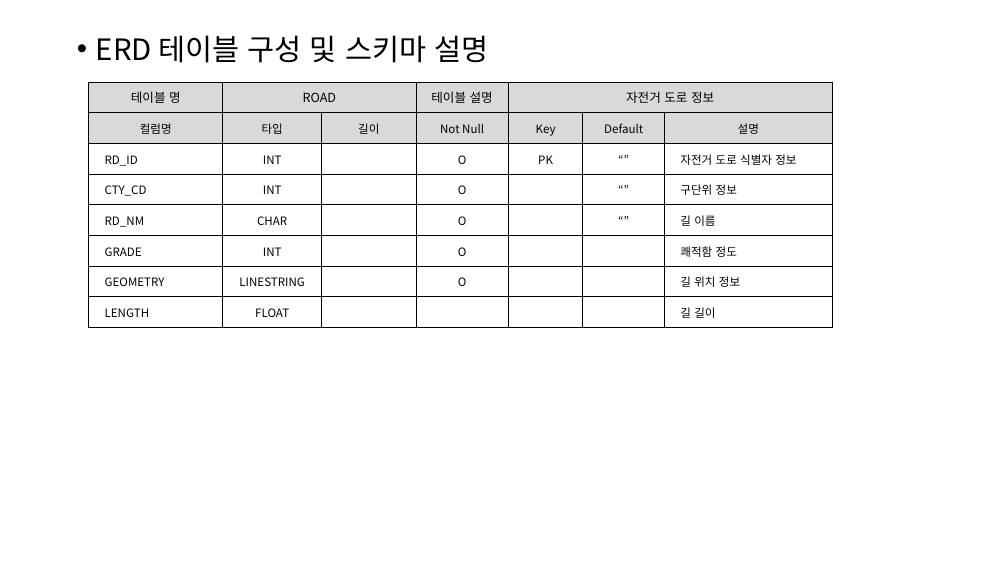
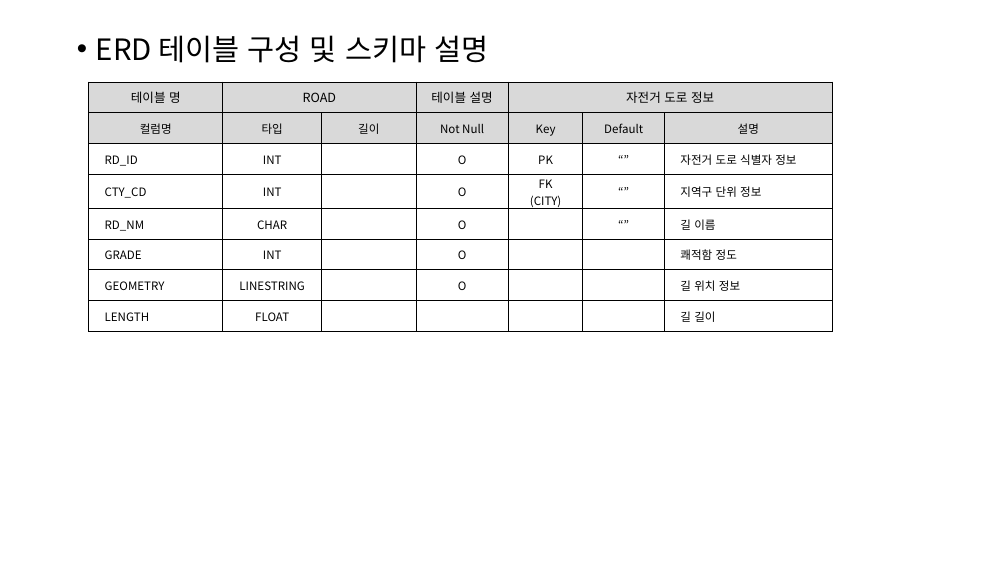
Before and after one commit to hahahahohohoho/mini_project, a slide deck: slide 31 of 빅데이터프로젝트계획서 (1).pptx (slide 27 before the commit). Drawn at 1008x567 pixels with LibreOffice and Linux fonts; fonts in the diff are those of the drawing. Boxes give left, top, right and bottom in pixels: in the first picture for what was removed or moved away, otherwise in the second. Text is boxed around its words. In the diff, an @@ line names an element or a change of style, - is before the commit and + after.

```diff
--- a/빅데이터프로젝트계획서 (1).pptx
+++ b/빅데이터프로젝트계획서 (1).pptx
@@ table at [88, 82, 833, 327] @@
-row 4, column 5: 
+row 4, column 5: FK / (CITY)
-row 4, column 7: 구단위 정보
+row 4, column 7: 지역구 단위 정보
```
Also in this commit, not shown: 13 other slides changed, 4 slides added, 11 other files.
